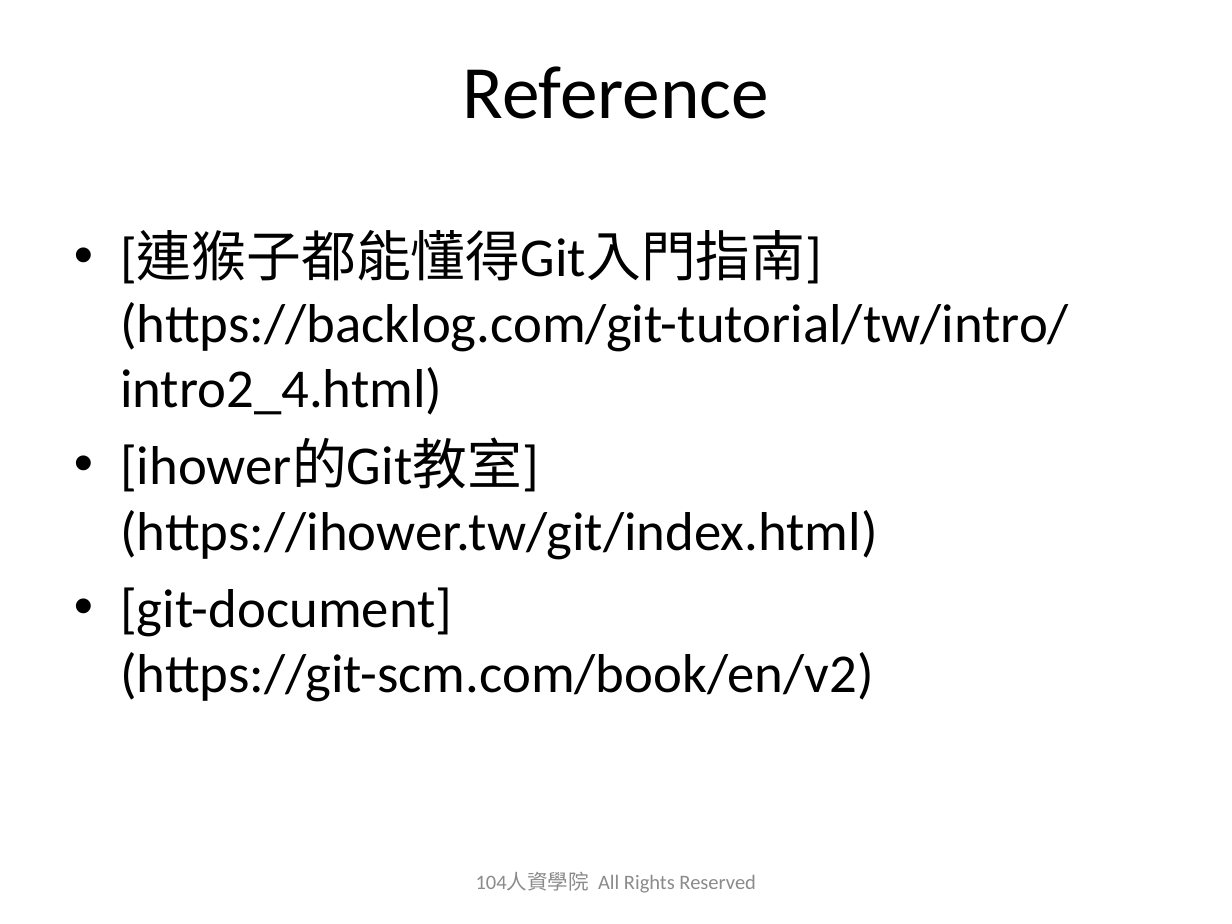
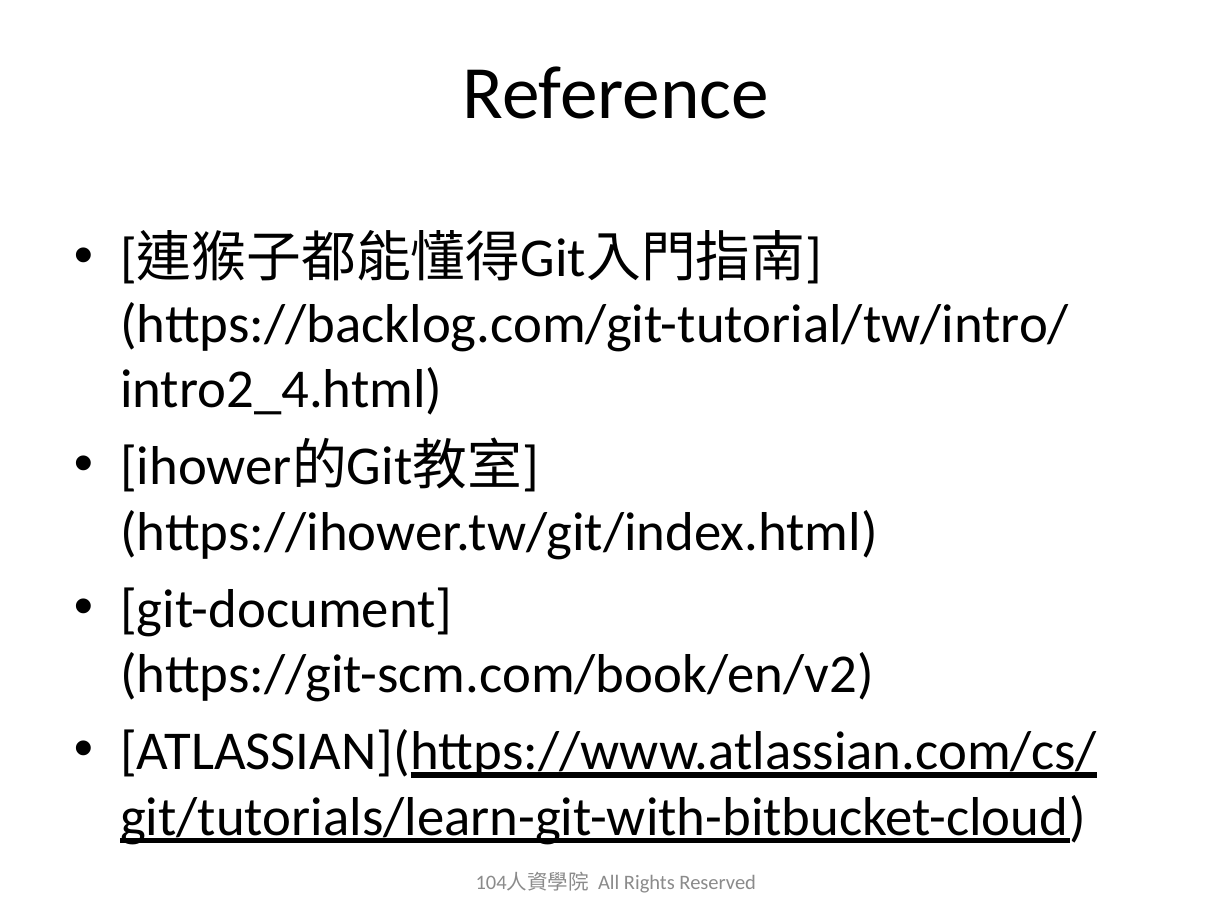
Before and after one commit to austinwang104/playGit, a slide deck: slide 26 of 2019_0627_Git_Share_HA.pptx (slide 17 before the commit). Drawn at 1232x924 pixels with LibreOffice and Linux fonts; fonts in the diff are those of the drawing; background and template pictures are left out. Boxes give left, top, right and bottom in pixels: in the first picture for what was removed or moved away, otherwise in the second. Text is boxed around its words. In the diff, an @@ line names an element or a change of style, - is before the commit and + after.

Commit message:
git ppt final

```diff
--- a/2019_0627_Git_Share_HA.pptx
+++ b/2019_0627_Git_Share_HA.pptx
@@ text at [120,729,1097,845]: paragraph added @@
+• [ATLASSIAN](https://www.atlassian.com/cs/git/tutorials/learn-git-with-bitbucket-cloud)
```
Also in this commit, not shown: 9 slides added, 1 other file.
